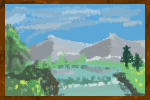
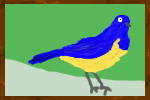
Layered file, before and after one edit (150 × 100). Changes by layer:
added group "Bird" with 6 layers in group "Paintings" over [0, 4, 145, 96]
added layer "Layer #9" in group "Bird" over [59, 38, 128, 74]
added layer "Layer #11" in group "Bird" over [118, 17, 131, 27]
added layer "Layer #10" in group "Bird" over [28, 14, 134, 65]
added layer "Layer #8" in group "Bird" over [84, 68, 112, 96]
added layer "Layer #7" in group "Bird" over [5, 57, 145, 96]
added layer "Layer #6" in group "Bird" over [0, 4, 145, 96]
hid group "Bob Ross" (2 layers) over [0, 4, 145, 96]
